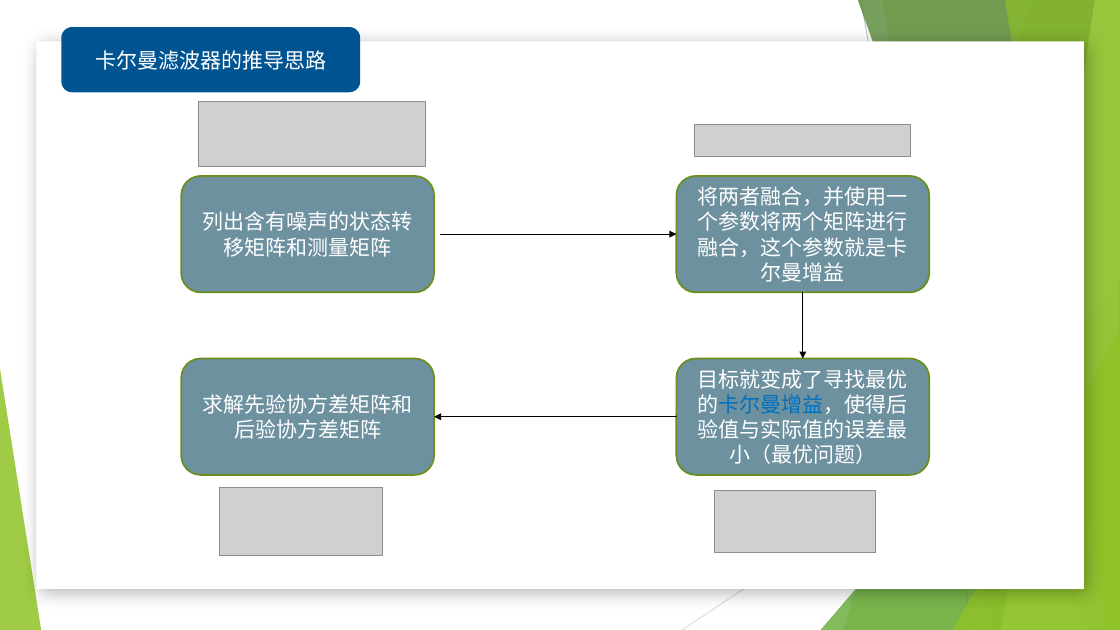
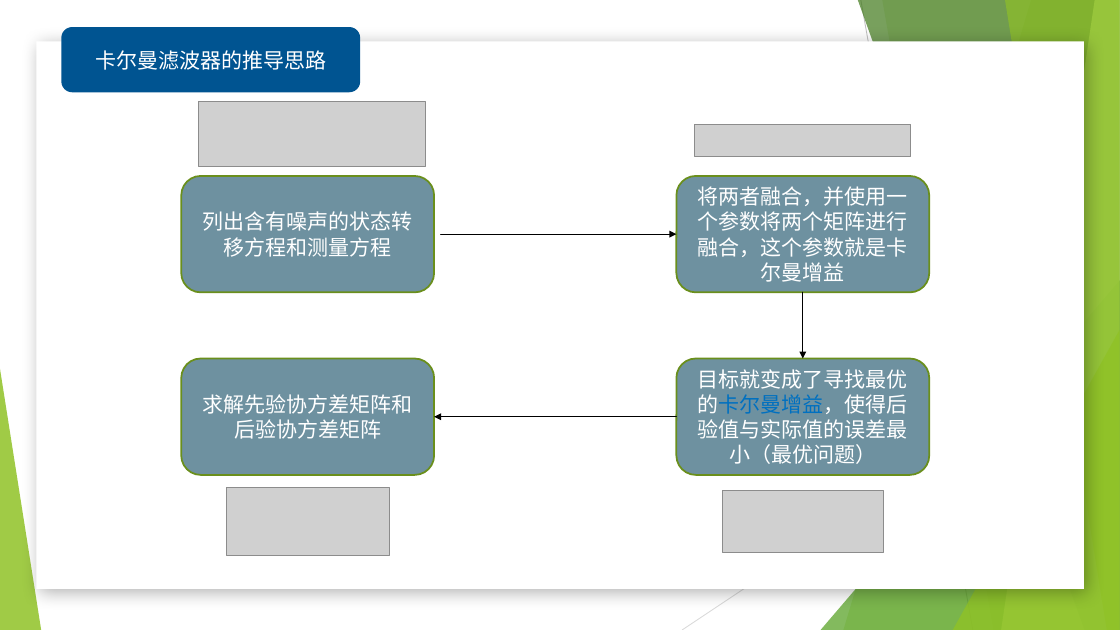
Before and after one commit to Substantiv/FastPlanner, a slide deck: slide 3 of StateEstimate/扩展卡尔曼滤波器及其在固定翼飞机状态估计中的应用.pptx. Drawn at 1120x630 pixels with LibreOffice and Linux fonts; fonts in the diff are those of the drawing; grey boxes stand for pictures; background and template pictures are left out. Boxes give left, top, right and bottom in pixels: in the first picture for what was removed or moved away, otherwise in the second. Text is boxed around its words. In the diff, an @@ line names an element or a change of style, - is before the commit and + after.

```diff
--- a/StateEstimate/扩展卡尔曼滤波器及其在固定翼飞机状态估计中的应用.pptx
+++ b/StateEstimate/扩展卡尔曼滤波器及其在固定翼飞机状态估计中的应用.pptx
@@ text in rounded rectangle at <box>203,211,413,257</box>: text changed @@
-列出含有噪声的状态转移矩阵和测量矩阵
+列出含有噪声的状态转移方程和测量方程
@@ picture: place and size @@
-picture at <box>219,488,382,556</box>
+picture at <box>226,488,389,556</box>
@@ picture: place and size @@
-picture at <box>715,491,876,553</box>
+picture at <box>723,491,884,553</box>
```
Also in this commit, not shown: 9 other slides changed, 9 other files.
